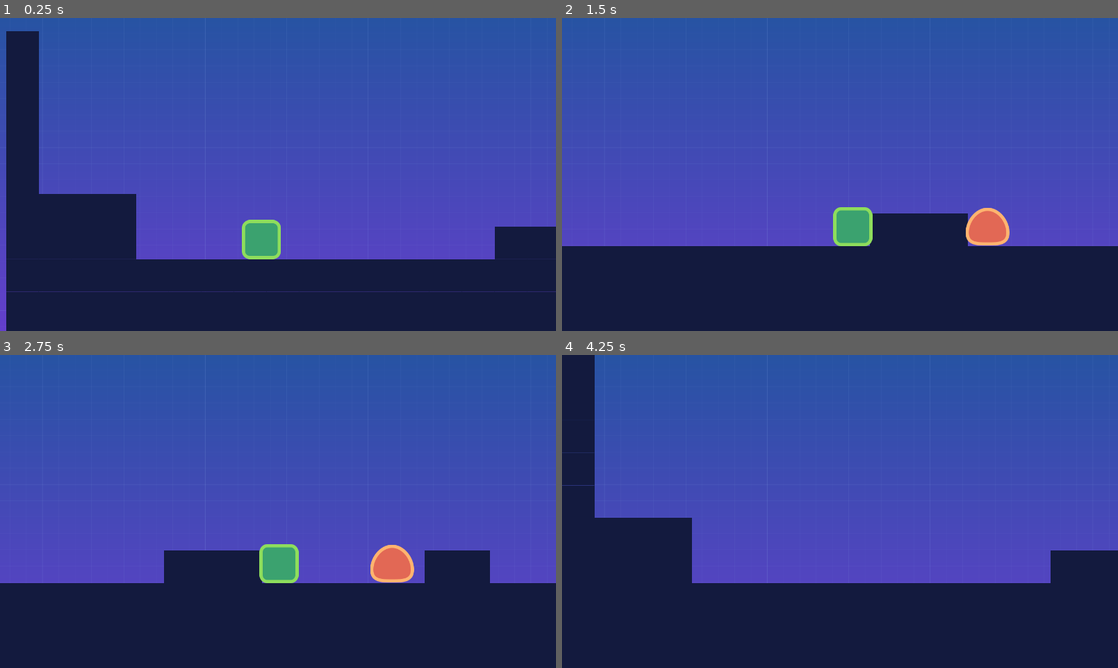
Above: before the commit, frames 1-4 (two rows, left to right).
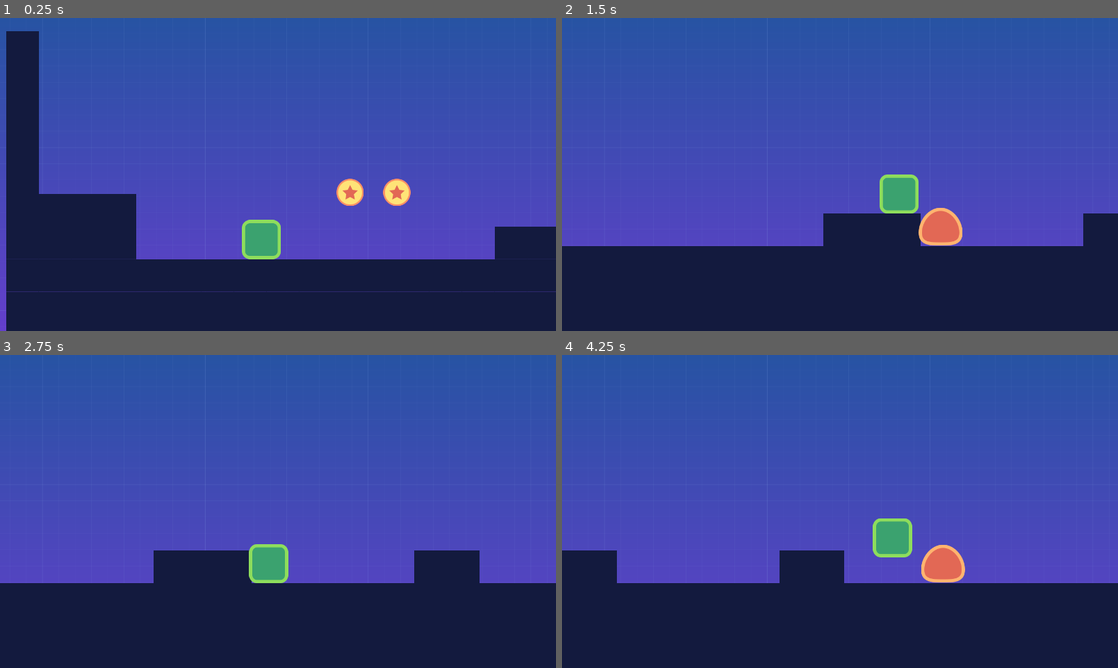
Above: after the commit, the same moments.

Repository: mai-soup/2DPlatformerGodot
Game: Godot game, scene res://src/Levels/LevelTemplate.tscn
The game is run twice, just before and just after one commit, with the same random seed, the same clock (stepped at 60 frames per second) and the same inputs. The project has no main scene, so this scene is started directly.
Inputs:
- Up to frame 1 (0.25 s): no input
- Up to frame 2 (1.5 s): hold D (move_right) from 0.53 s (still down); tap W (jump) at 0.77 s
- Up to frame 3 (2.75 s): tap W (jump) at 1.52 s; release D (move_right) at 2.03 s; hold A (move_left) from 2.03 s (still down)
- Up to frame 4 (4.25 s): release A (move_left) at 2.78 s; hold D (move_right) from 2.78 s (still down); tap W (jump) at 3.02, 3.77 s

The runs differ from the first frame. In frame 1, 0.7% of the frame differs, in the area x 60-74%, y 51-60%; in frame 2, 4.3%; in frame 3, 2.0%; in frame 4, 11%, in the area x 0-100%, y 0-73%.

Commit message:
add coin fadeout animation, add few coins to test scene

Diff:
--- a/project.godot
+++ b/project.godot
@@ -31,7 +31,7 @@
 
 [editor_plugins]
 
-enabled=PoolStringArray(  )
+enabled=PoolStringArray( "res://addons/wakatime/plugin.cfg" )
 
 [gui]
 
--- a/src/Levels/LevelTemplate.tscn
+++ b/src/Levels/LevelTemplate.tscn
@@ -1,9 +1,10 @@
-[gd_scene load_steps=5 format=2]
+[gd_scene load_steps=6 format=2]
 
 [ext_resource path="res://assets/tileset.tres" type="TileSet" id=1]
 [ext_resource path="res://src/Actors/Player.tscn" type="PackedScene" id=2]
 [ext_resource path="res://src/Actors/Enemy.tscn" type="PackedScene" id=3]
 [ext_resource path="res://assets/background.png" type="Texture" id=4]
+[ext_resource path="res://src/Objects/Coin.tscn" type="PackedScene" id=5]
 
 [node name="LevelTemplate" type="Node2D"]
 __meta__ = {
@@ -42,4 +43,10 @@
 [node name="Enemy2" parent="." instance=ExtResource( 3 )]
 position = Vector2( 2532, 509 )
 
+[node name="Coin" parent="." instance=ExtResource( 5 )]
+position = Vector2( 845, 408 )
+
+[node name="Coin2" parent="." instance=ExtResource( 5 )]
+position = Vector2( 960, 408 )
+
 [editable path="Player"]
--- /dev/null
+++ b/src/Objects/Coin.gd
@@ -0,0 +1,6 @@
+extends Area2D
+
+onready var anim_player: AnimationPlayer = get_node("AnimationPlayer")
+
+func _on_body_entered(body: Node) -> void:
+	anim_player.play("fade_out")
--- a/src/Objects/Coin.tscn
+++ b/src/Objects/Coin.tscn
@@ -1,6 +1,7 @@
-[gd_scene load_steps=5 format=2]
+[gd_scene load_steps=7 format=2]
 
 [ext_resource path="res://assets/coin.png" type="Texture" id=1]
+[ext_resource path="res://src/Objects/Coin.gd" type="Script" id=2]
 
 [sub_resource type="CircleShape2D" id=1]
 radius = 34.0147
@@ -8,7 +9,7 @@
 [sub_resource type="Animation" id=2]
 length = 0.001
 tracks/0/type = "value"
-tracks/0/path = NodePath(".:position")
+tracks/0/path = NodePath("coin:position")
 tracks/0/interp = 1
 tracks/0/loop_wrap = true
 tracks/0/imported = false
@@ -19,13 +20,25 @@
 "update": 0,
 "values": [ Vector2( 0, 0 ) ]
 }
+tracks/1/type = "value"
+tracks/1/path = NodePath(".:modulate")
+tracks/1/interp = 1
+tracks/1/loop_wrap = true
+tracks/1/imported = false
+tracks/1/enabled = true
+tracks/1/keys = {
+"times": PoolRealArray( 0 ),
+"transitions": PoolRealArray( 1 ),
+"update": 0,
+"values": [ Color( 1, 1, 1, 1 ) ]
+}
 
 [sub_resource type="Animation" id=3]
 resource_name = "bouncing"
 length = 1.2
 loop = true
 tracks/0/type = "value"
-tracks/0/path = NodePath(".:position")
+tracks/0/path = NodePath("coin:position")
 tracks/0/interp = 1
 tracks/0/loop_wrap = true
 tracks/0/imported = false
@@ -37,14 +50,51 @@
 "values": [ Vector2( 0, 4 ), Vector2( 0, -12 ) ]
 }
 
+[sub_resource type="Animation" id=4]
+resource_name = "fade_out"
+length = 0.3
+tracks/0/type = "value"
+tracks/0/path = NodePath(".:modulate")
+tracks/0/interp = 1
+tracks/0/loop_wrap = true
+tracks/0/imported = false
+tracks/0/enabled = true
+tracks/0/keys = {
+"times": PoolRealArray( 0, 0.3 ),
+"transitions": PoolRealArray( 1, 1 ),
+"update": 0,
+"values": [ Color( 1, 1, 1, 1 ), Color( 1, 1, 1, 0 ) ]
+}
+tracks/1/type = "method"
+tracks/1/path = NodePath(".")
+tracks/1/interp = 1
+tracks/1/loop_wrap = true
+tracks/1/imported = false
+tracks/1/enabled = true
+tracks/1/keys = {
+"times": PoolRealArray( 0.3 ),
+"transitions": PoolRealArray( 1 ),
+"values": [ {
+"args": [  ],
+"method": "queue_free"
+} ]
+}
+
 [node name="Coin" type="Area2D"]
+position = Vector2( 0, 4 )
+collision_layer = 4
+script = ExtResource( 2 )
 
-[node name="Coin" type="Sprite" parent="."]
+[node name="coin" type="Sprite" parent="."]
 texture = ExtResource( 1 )
 
 [node name="CollisionShape2D" type="CollisionShape2D" parent="."]
 shape = SubResource( 1 )
 
 [node name="AnimationPlayer" type="AnimationPlayer" parent="."]
+autoplay = "bouncing"
 anims/RESET = SubResource( 2 )
 anims/bouncing = SubResource( 3 )
+anims/fade_out = SubResource( 4 )
+
+[connection signal="body_entered" from="." to="." method="_on_body_entered"]
